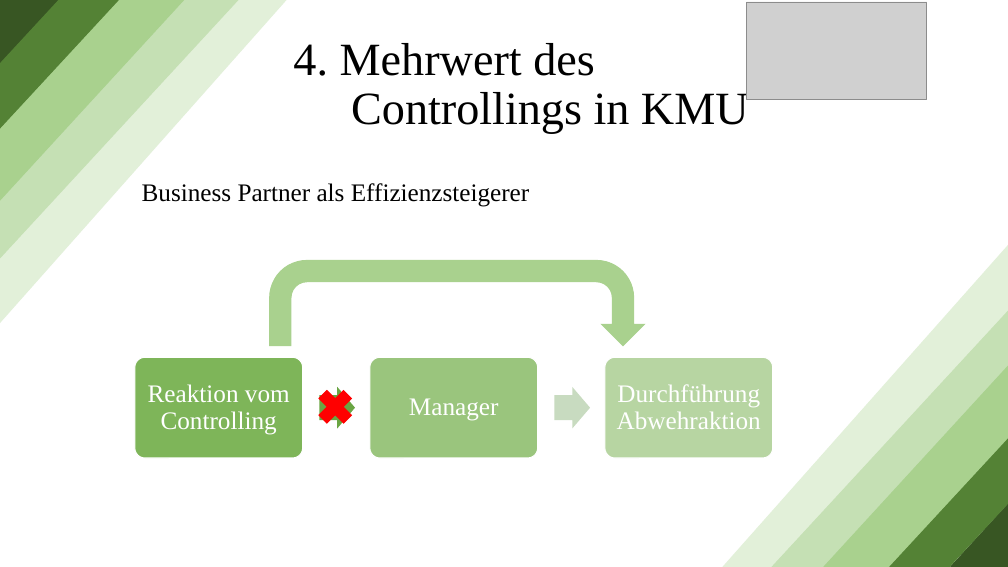
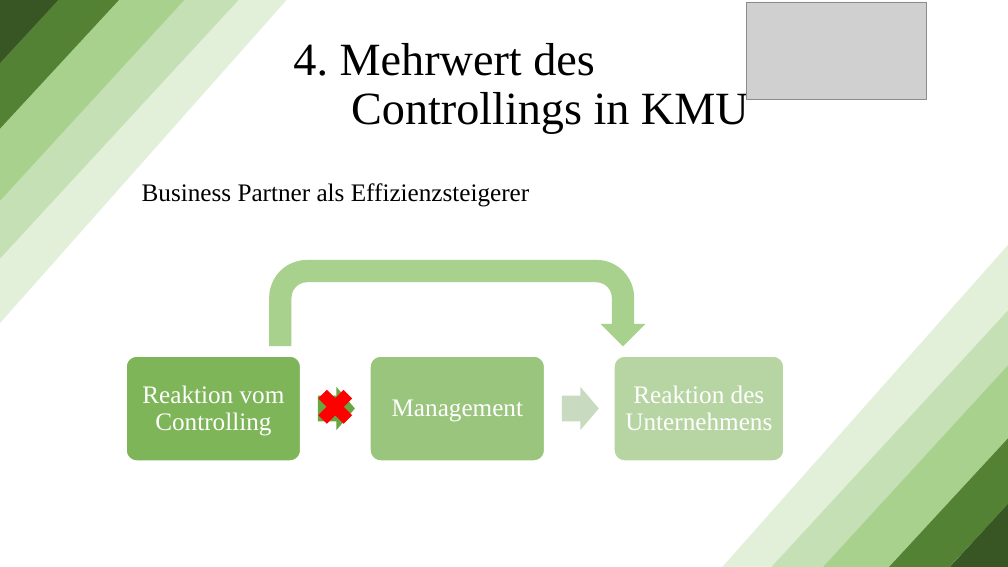
Before and after one commit to MaxGabler31/Seminar-Management-und-Controlling, a slide deck: slide 11 of Seminar Management und Controlling/Controlling in kleinen und mittleren Unternehmen.pptx. Drawn at 1008x567 pixels with LibreOffice and Linux fonts; fonts in the diff are those of the drawing; grey boxes stand for pictures. Boxes give left, top, right and bottom in pixels: in the first picture for what was removed or moved away, otherwise in the second. Text is boxed around its words. In the diff, an @@ line names an element or a change of style, - is before the commit and + after.

```diff
--- a/Seminar Management und Controlling/Controlling in kleinen und mittleren Unternehmen.pptx
+++ b/Seminar Management und Controlling/Controlling in kleinen und mittleren Unternehmen.pptx
@@ rounded rectangle: place and size @@
-rounded rectangle at [135,358,302,458]
+rounded rectangle at [126,356,300,461]
@@ text "Reaktion vom Controlling": place and size @@
-text "Reaktion vom Controlling" at [148,384,290,435]
+text "Reaktion vom Controlling" at [142,385,285,436]
@@ rounded rectangle: place and size @@
-rounded rectangle at [370,358,538,458]
+rounded rectangle at [371,356,544,461]
@@ rounded rectangle: place and size @@
-rounded rectangle at [605,358,773,458]
+rounded rectangle at [614,356,783,461]
@@ right arrow: place and size @@
-right arrow at [554,387,590,429]
+right arrow at [562,387,599,430]
@@ text removed at [617,384,761,429] @@
-Durchführung Abwehraktion
@@ text added at [625,385,772,430], 24 pt, text #FFFFFF @@
+Reaktion des Unternehmens
@@ text at [392,399,523,422]: text changed @@
-Manager
+Management
```
Also in this commit, not shown: 1 slide added, 1 other file.
